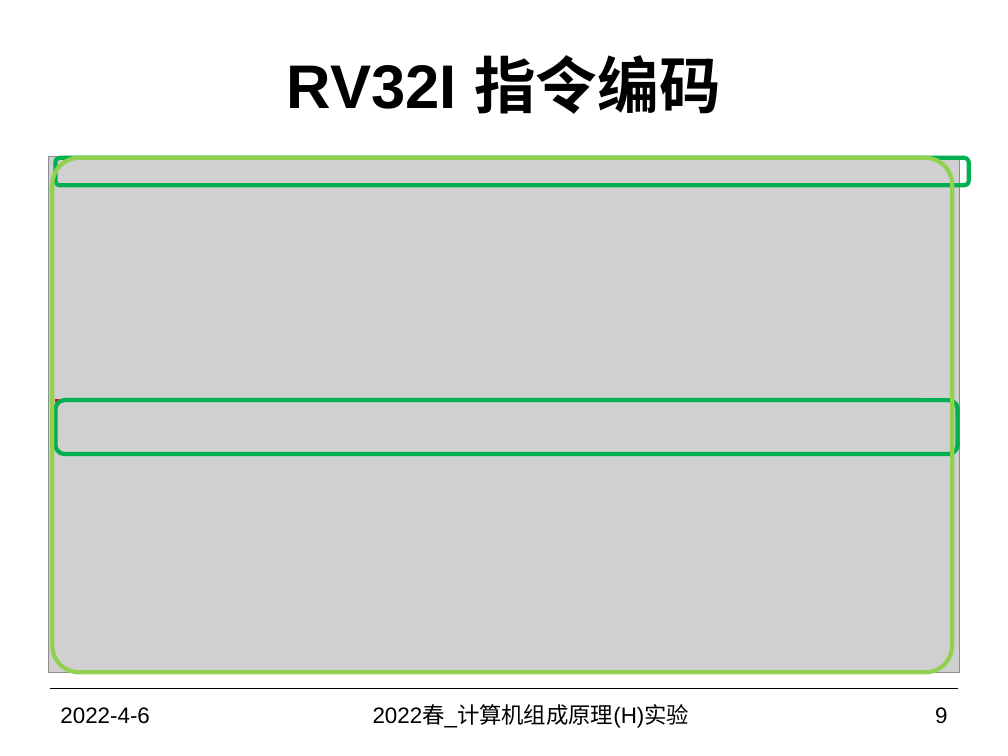
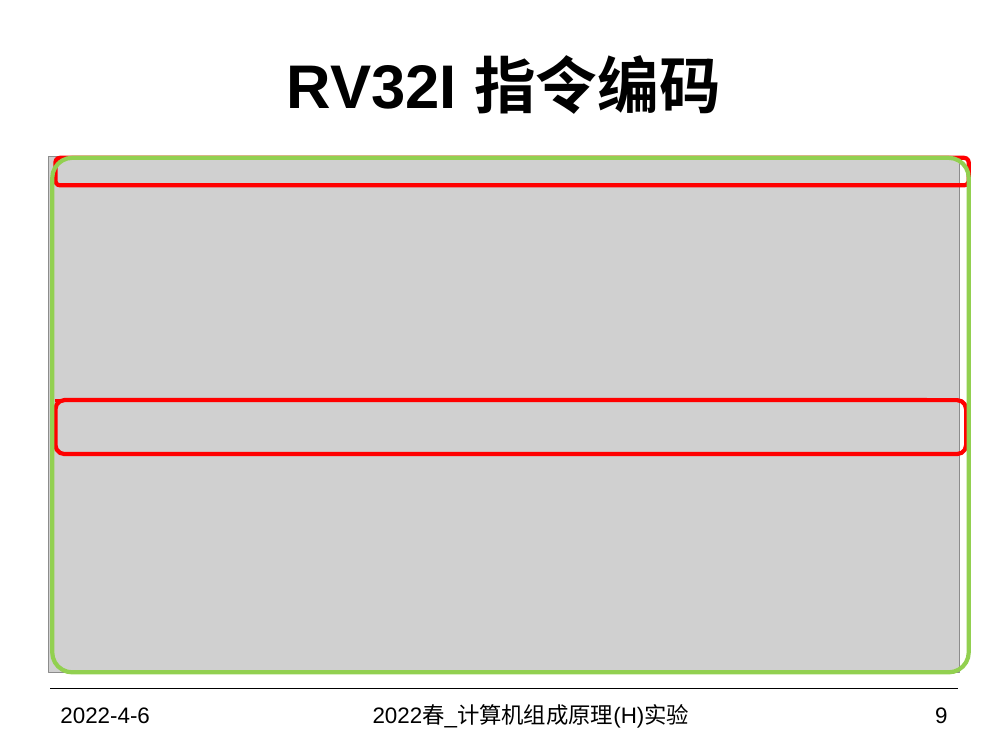
Before and after one commit to Momo-Tori/CODH2022, a slide deck: slide 9 of Lab4/LabH4_单周期CPU设计-更新.pptx. Drawn at 1008x756 pixels with LibreOffice and Linux fonts; fonts in the diff are those of the drawing; grey boxes stand for pictures. Boxes give left, top, right and bottom in pixels: in the first picture for what was removed or moved away, otherwise in the second. Text is boxed around its words. In the diff, an @@ line names an element or a change of style, - is before the commit and + after.

Commit message:
补全非存储指令

```diff
--- a/Lab4/LabH4_单周期CPU设计-更新.pptx
+++ b/Lab4/LabH4_单周期CPU设计-更新.pptx
@@ rounded rectangle: place and size @@
-rounded rectangle at box(52, 158, 953, 672)
+rounded rectangle at box(52, 158, 969, 672)
@@ rounded rectangle at box(52, 158, 969, 672): proportions changed @@
@@ rounded rectangle at box(55, 158, 969, 185): outline #00B050 3 pt to #FF0000 3 pt @@
@@ rounded rectangle at box(55, 400, 966, 455): outline #00B050 3 pt to #FF0000 3 pt @@
@@ rounded rectangle: place and size @@
-rounded rectangle at box(55, 400, 958, 455)
+rounded rectangle at box(55, 400, 966, 455)
```
Also in this commit, not shown: 1 other slide changed, 4 other files.
